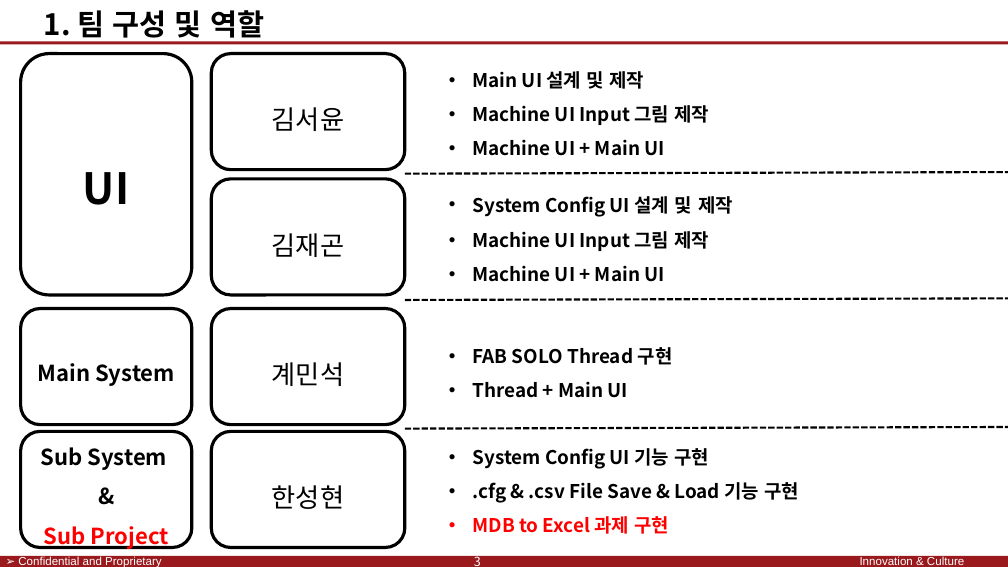
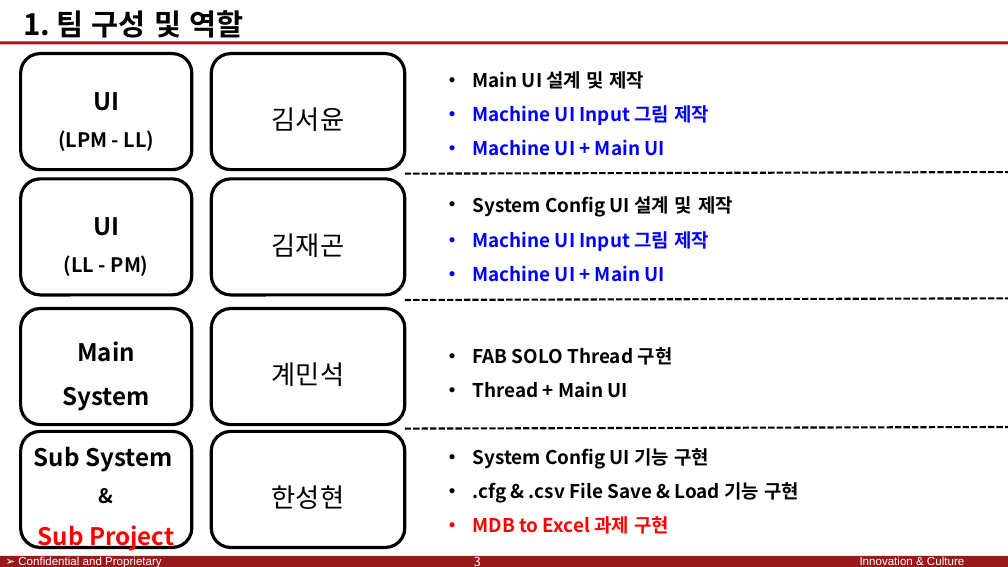
Before and after one commit to SaintSeong/JusungProject, a slide deck: slide 3 of A조 발표/A조 발표.pptx. Drawn at 1008x567 pixels with LibreOffice and Linux fonts; fonts in the diff are those of the drawing; background and template pictures are left out. Boxes give left, top, right and bottom in pixels: in the first picture for what was removed or moved away, otherwise in the second. Text is boxed around its words. In the diff, an @@ line names an element or a change of style, - is before the commit and + after.

```diff
--- a/A조 발표/A조 발표.pptx
+++ b/A조 발표/A조 발표.pptx
@@ text "1. 팀 구성 및 역할": place and size @@
-text "1. 팀 구성 및 역할" at bbox=[44, 10, 264, 43]
+text "1. 팀 구성 및 역할" at bbox=[23, 10, 243, 43]
@@ text "1. 팀 구성 및 역할" at bbox=[23, 10, 243, 43]: alignment centre to left @@
@@ rounded rectangle "UI (LPM - LL)": place and size @@
-rounded rectangle "UI (LPM - LL)" at bbox=[20, 54, 191, 295]
+rounded rectangle "UI (LPM - LL)" at bbox=[20, 54, 191, 170]
@@ text in rounded rectangle at bbox=[58, 92, 155, 151]: text changed; size 41 to 19 pt @@
-UI
+UI
+(LPM - LL)
@@ text at bbox=[472, 105, 709, 156]: text colour #000000 to #0000FF in "Machine UI Input 그림 제작", "Machine UI + Main UI" @@
@@ rounded rectangle added at bbox=[20, 179, 191, 296], outline #000000 3 pt, 19 pt, text #000000, bold @@
+UI
+(LL - PM)
@@ text at bbox=[472, 231, 709, 282]: text colour #000000 to #0000FF in "Machine UI Input 그림 제작", "Machine UI + Main UI" @@
@@ rounded rectangle "Main System" at bbox=[20, 309, 191, 425]: size 21 to 23 pt @@
@@ rounded rectangle "Sub System" at bbox=[20, 432, 191, 548]: size 21 to 23 pt; size 21 to 19 pt in "&" @@
```
Also in this commit, not shown: 15 other slides changed, 1 slide added, 4 slides removed.
